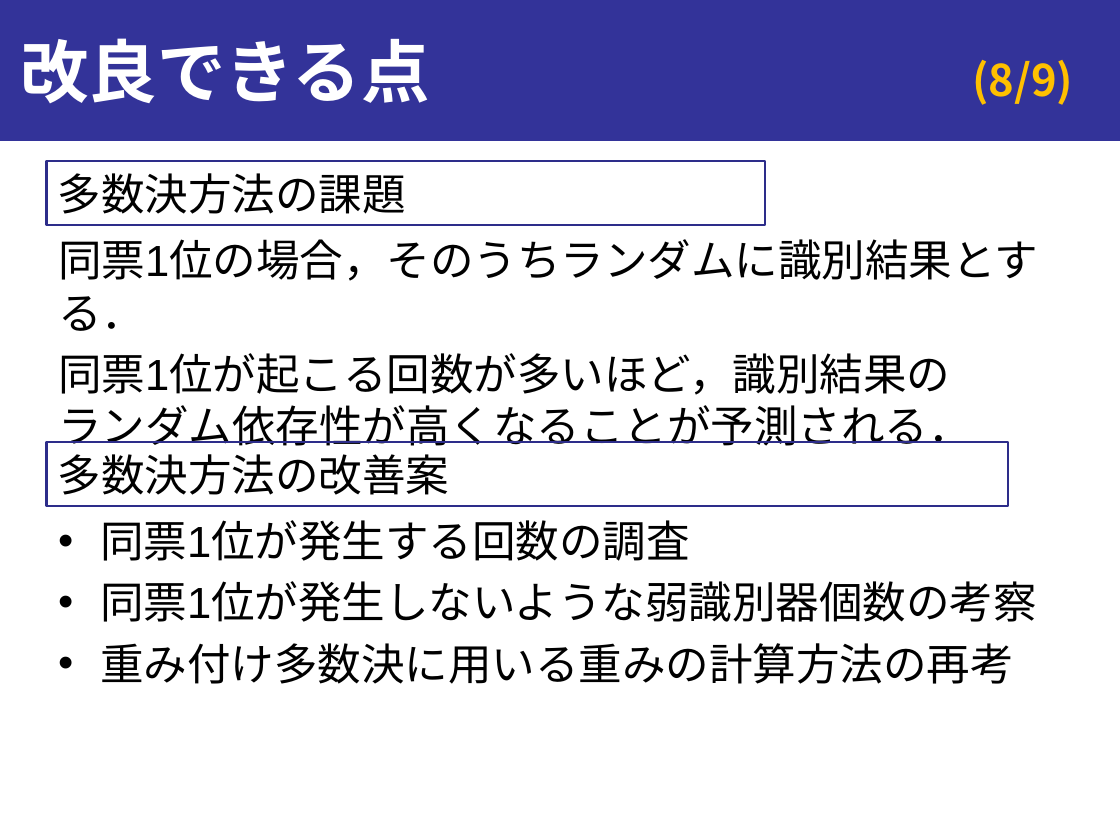
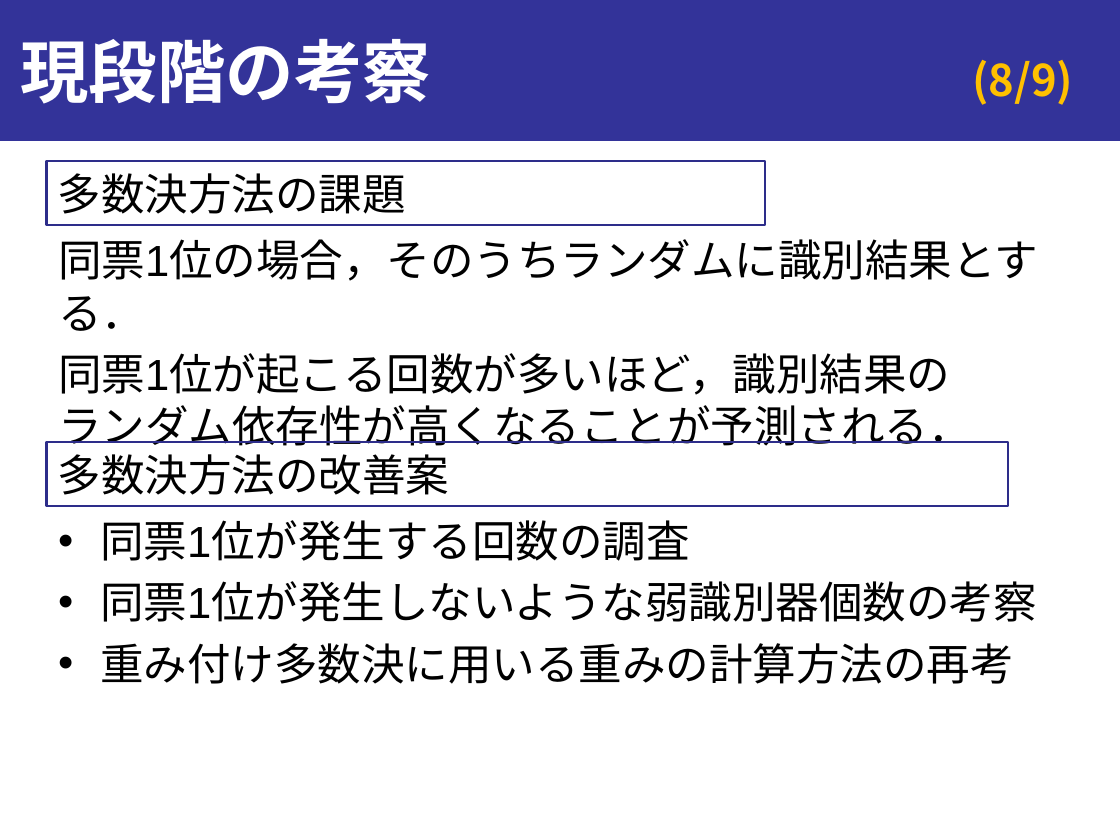
Before and after one commit to onikUone/Junior_slides, a slide deck: slide 8 of 進捗報告_第2回_20190115.pptx. Drawn at 1120x840 pixels with LibreOffice and Linux fonts; fonts in the diff are those of the drawing. Boxes give left, top, right and bottom in pixels: in the first picture for what was removed or moved away, otherwise in the second. Text is boxed around its words. In the diff, an @@ line names an element or a change of style, - is before the commit and + after.

```diff
--- a/進捗報告_第2回_20190115.pptx
+++ b/進捗報告_第2回_20190115.pptx
@@ title at box(21, 39, 432, 104): text changed @@
-改良できる点
+現段階の考察
```
Also in this commit, not shown: 1 other slide changed, 1 other file.
